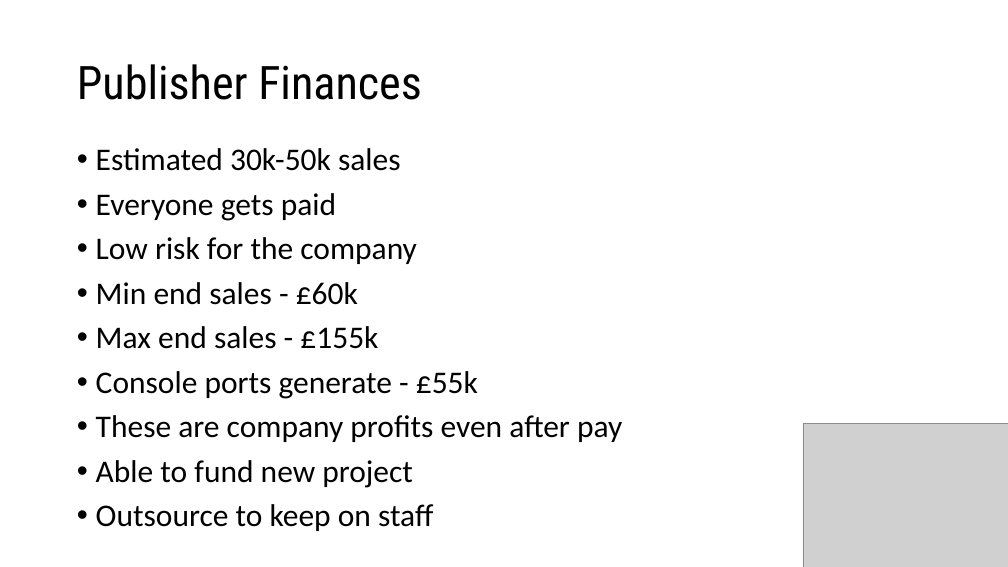
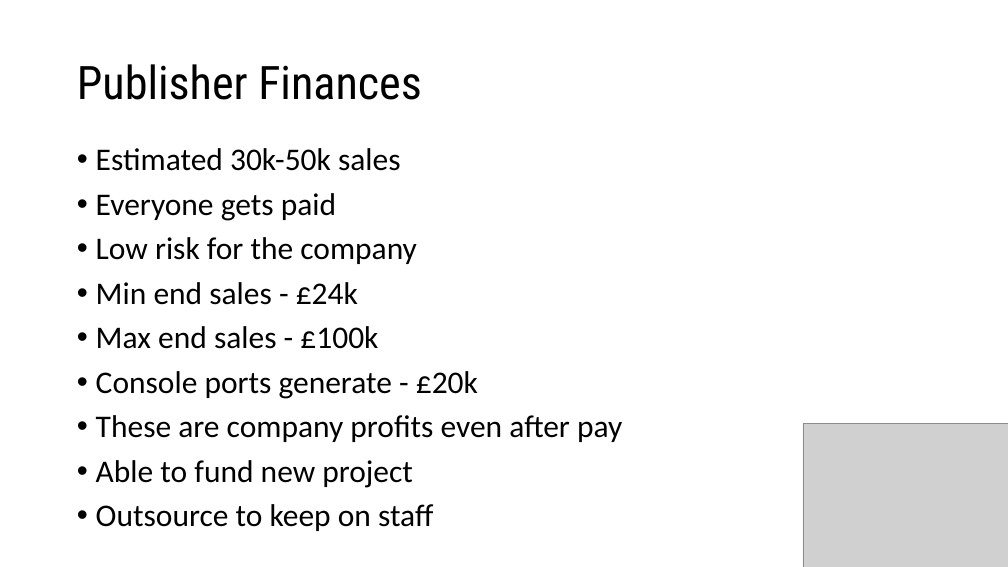
Before and after one commit to HoaxShark/MarketEvaluation, a slide deck: slide 5 of Business Presentation.pptx. Drawn at 1008x567 pixels with LibreOffice and Linux fonts; fonts in the diff are those of the drawing; grey boxes stand for pictures; background and template pictures are left out. Boxes give left, top, right and bottom in pixels: in the first picture for what was removed or moved away, otherwise in the second. Text is boxed around its words. In the diff, an @@ line names an element or a change of style, - is before the commit and + after.

```diff
--- a/Business Presentation.pptx
+++ b/Business Presentation.pptx
@@ text at <box>96,282,478,399</box>: text changed @@
-• Min end sales - £60k
-• Max end sales - £155k
-• Console ports generate - £55k
+• Min end sales - £24k
+• Max end sales - £100k
+• Console ports generate - £20k
```
Also in this commit, not shown: 1 other slide changed, 1 other file.
